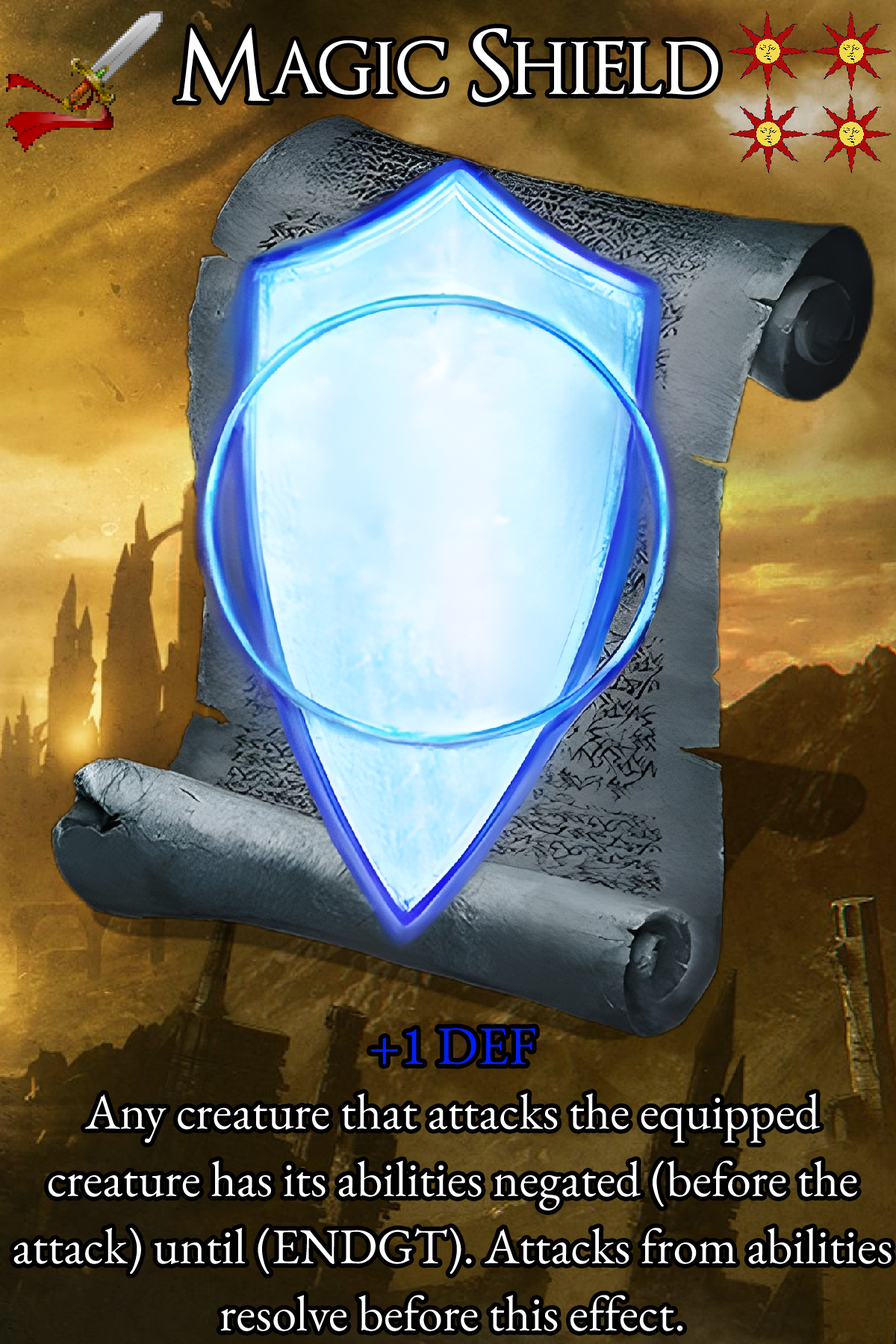
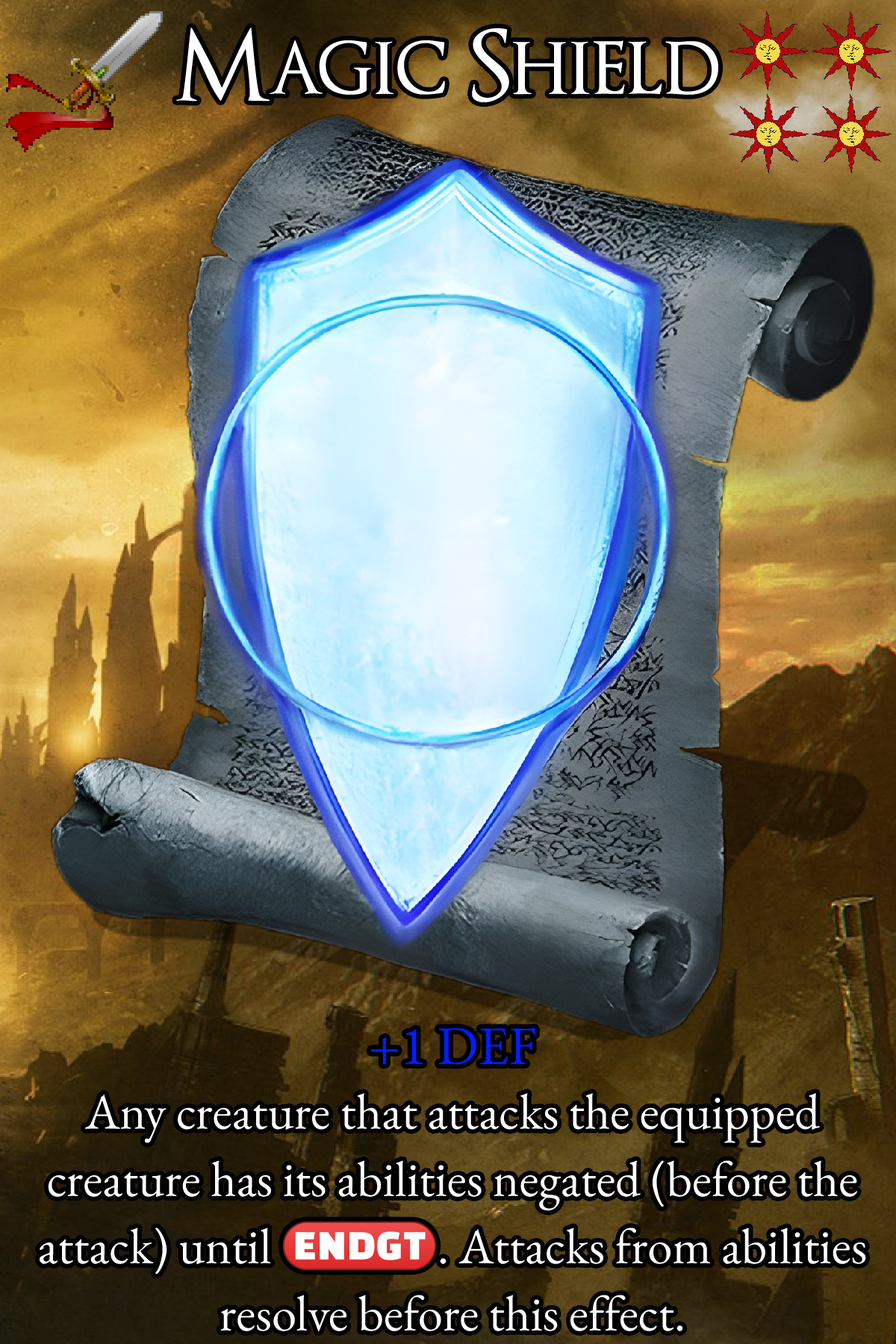
Layer changes from the first (896, 1344) image to the second:
painted on "Ability" over <box>13,1220,892,1274</box>
